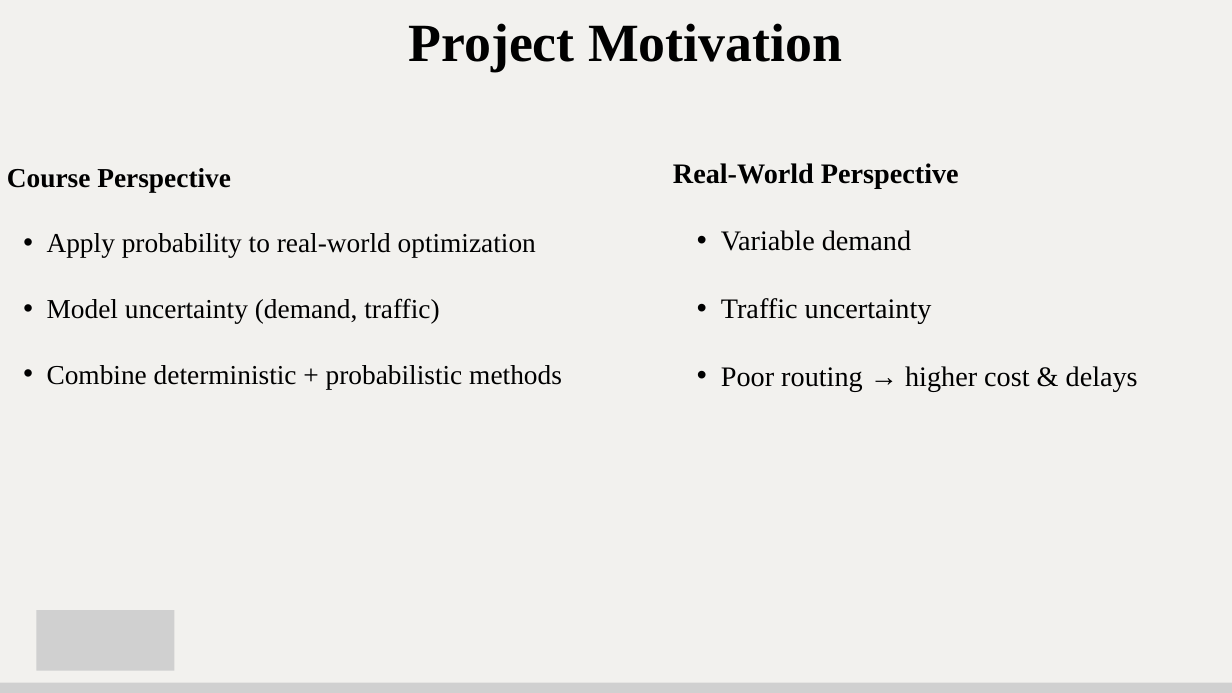
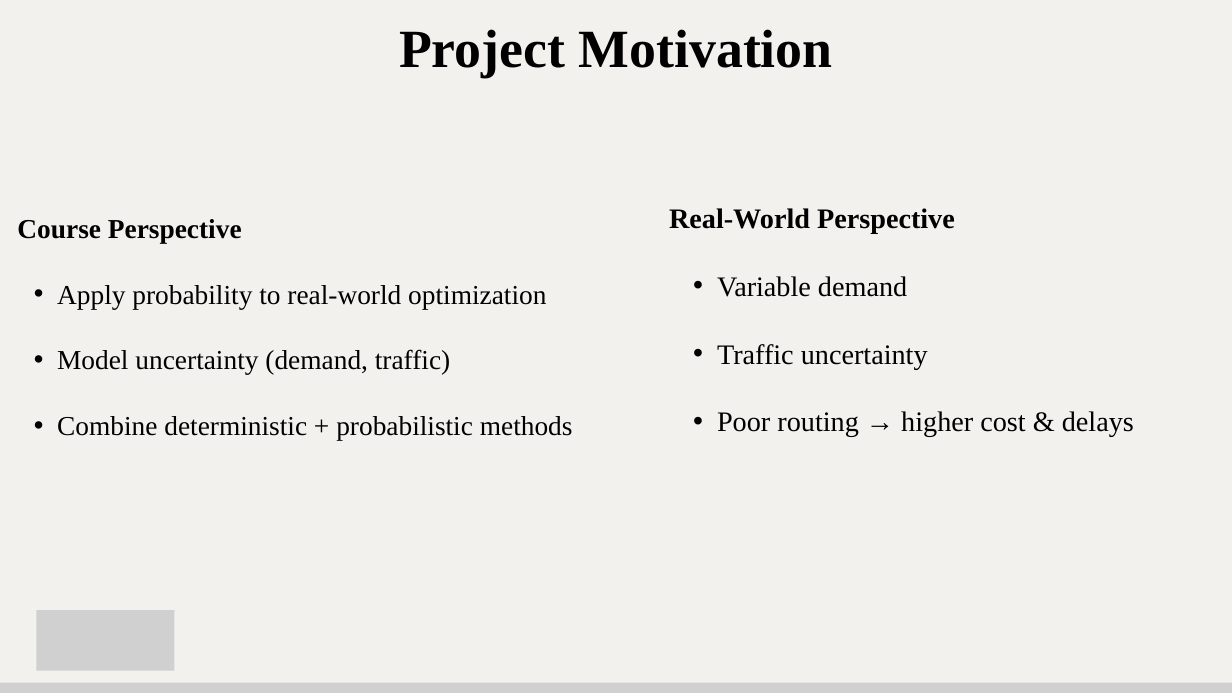
Before and after one commit to maitriparekhcs2848/s2_g3_its, a slide deck: slide 2 of MileStone 5/S2_G3_ITS_M5.pptx. Drawn at 1232x693 pixels with LibreOffice and Linux fonts; fonts in the diff are those of the drawing; grey boxes stand for pictures. Boxes give left, top, right and bottom in pixels: in the first picture for what was removed or moved away, otherwise in the second. Text is boxed around its words. In the diff, an @@ line names an element or a change of style, - is before the commit and + after.

```diff
--- a/MileStone 5/S2_G3_ITS_M5.pptx
+++ b/MileStone 5/S2_G3_ITS_M5.pptx
@@ text "Project Motivation": place and size @@
-text "Project Motivation" at [408,23,842,72]
+text "Project Motivation" at [399,29,833,77]
@@ text "Project Motivation" at [399,29,833,77]: alignment left to centre @@
@@ text "Course Perspective": place and size @@
-text "Course Perspective" at [7,168,562,389]
+text "Course Perspective" at [17,219,573,440]
@@ text "Real-World Perspective": place and size @@
-text "Real-World Perspective" at [673,163,1138,391]
+text "Real-World Perspective" at [669,208,1134,437]
```
Also in this commit, not shown: 13 other slides changed.
